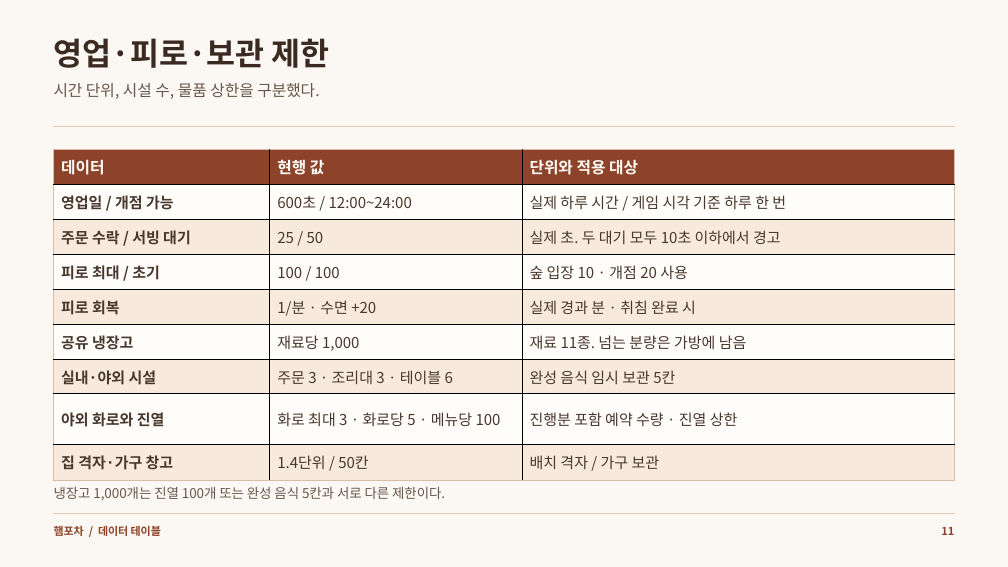
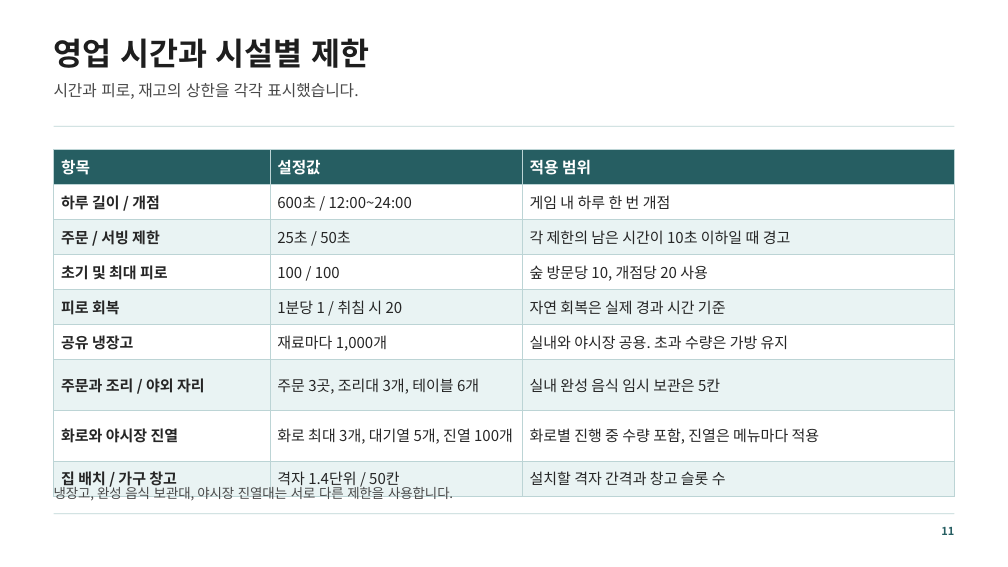
Before and after one commit to mjoon31/mjoon31, a slide deck: slide 11 of docs/assets/resources/ham-pocha/data-tables.pptx. Drawn at 1008x567 pixels with LibreOffice and Linux fonts; fonts in the diff are those of the drawing. Boxes give left, top, right and bottom in pixels: in the first picture for what was removed or moved away, otherwise in the second. Text is boxed around its words. In the diff, an @@ line names an element or a change of style, - is before the commit and + after.

```diff
--- a/docs/assets/resources/ham-pocha/data-tables.pptx
+++ b/docs/assets/resources/ham-pocha/data-tables.pptx
@@ background #FBF8F3 to #FFFFFF @@
@@ text at [54, 38, 370, 68]: text changed; text colour #3B2A22 to #1E1E1E @@
-영업·피로·보관 제한
+영업 시간과 시설별 제한
@@ text at [54, 83, 358, 99]: text changed; text colour #67574B to #484848 @@
-시간 단위, 시설 수, 물품 상한을 구분했다.
+시간과 피로, 재고의 상한을 각각 표시했습니다.
@@ rectangle at [54, 126, 955, 127]: fill #D8BCA7 to #BCD4D5 @@
@@ table at [54, 150, 955, 493] @@
-row 1: 데이터 | 현행 값 | 단위와 적용 대상
+row 1: 항목 | 설정값 | 적용 범위
-row 2, column 1: 영업일 / 개점 가능
+row 2, column 1: 하루 길이 / 개점
-row 2, column 3: 실제 하루 시간 / 게임 시각 기준 하루 한 번
+row 2, column 3: 게임 내 하루 한 번 개점
-row 3: 주문 수락 / 서빙 대기 | 25 / 50 | 실제 초. 두 대기 모두 10초 이하에서 경고
+row 3: 주문 / 서빙 제한 | 25초 / 50초 | 각 제한의 남은 시간이 10초 이하일 때 경고
-row 4, column 1: 피로 최대 / 초기
+row 4, column 1: 초기 및 최대 피로
-row 4, column 3: 숲 입장 10 · 개점 20 사용
+row 4, column 3: 숲 방문당 10, 개점당 20 사용
-row 5, column 2: 1/분 · 수면 +20
+row 5, column 2: 1분당 1 / 취침 시 20
-row 5, column 3: 실제 경과 분 · 취침 완료 시
+row 5, column 3: 자연 회복은 실제 경과 시간 기준
-row 6, column 2: 재료당 1,000
+row 6, column 2: 재료마다 1,000개
-row 6, column 3: 재료 11종. 넘는 분량은 가방에 남음
+row 6, column 3: 실내와 야시장 공용. 초과 수량은 가방 유지
-row 7: 실내·야외 시설 | 주문 3 · 조리대 3 · 테이블 6 | 완성 음식 임시 보관 5칸
+row 7: 주문과 조리 / 야외 자리 | 주문 3곳, 조리대 3개, 테이블 6개 | 실내 완성 음식 임시 보관은 5칸
-row 8: 야외 화로와 진열 | 화로 최대 3 · 화로당 5 · 메뉴당 100 | 진행분 포함 예약 수량 · 진열 상한
+row 8: 화로와 야시장 진열 | 화로 최대 3개, 대기열 5개, 진열 100개 | 화로별 진행 중 수량 포함, 진열은 메뉴마다 적용
-row 9: 집 격자·가구 창고 | 1.4단위 / 50칸 | 배치 격자 / 가구 보관
+row 9: 집 배치 / 가구 창고 | 격자 1.4단위 / 50칸 | 설치할 격자 간격과 창고 슬롯 수
@@ fill #8C4329 to #265E62 in row 1 @@
@@ fill #FFFDF9 to #FFFFFF in 12 cells @@
@@ fill #F7EADD to #E9F3F3 in 12 cells @@
@@ text colour #48372D to #262626 in "600초 / 12:00~24:00", "100 / 100", "피로 회복", "공유 냉장고" @@
@@ borders changed @@
@@ text at [54, 484, 453, 500]: text changed; text colour #67574B to #484848 @@
-냉장고 1,000개는 진열 100개 또는 완성 음식 5칸과 서로 다른 제한이다.
+냉장고, 완성 음식 보관대, 야시장 진열대는 서로 다른 제한을 사용합니다.
@@ rectangle at [54, 513, 955, 514]: fill #D8BCA7 to #BCD4D5 @@
@@ text removed at [54, 525, 161, 536] @@
-햄포차 / 데이터 테이블
@@ text "11" at [941, 527, 954, 535]: text colour #8C4329 to #265E62 @@
```
Also in this commit, not shown: 11 other slides changed, 9 other files.
